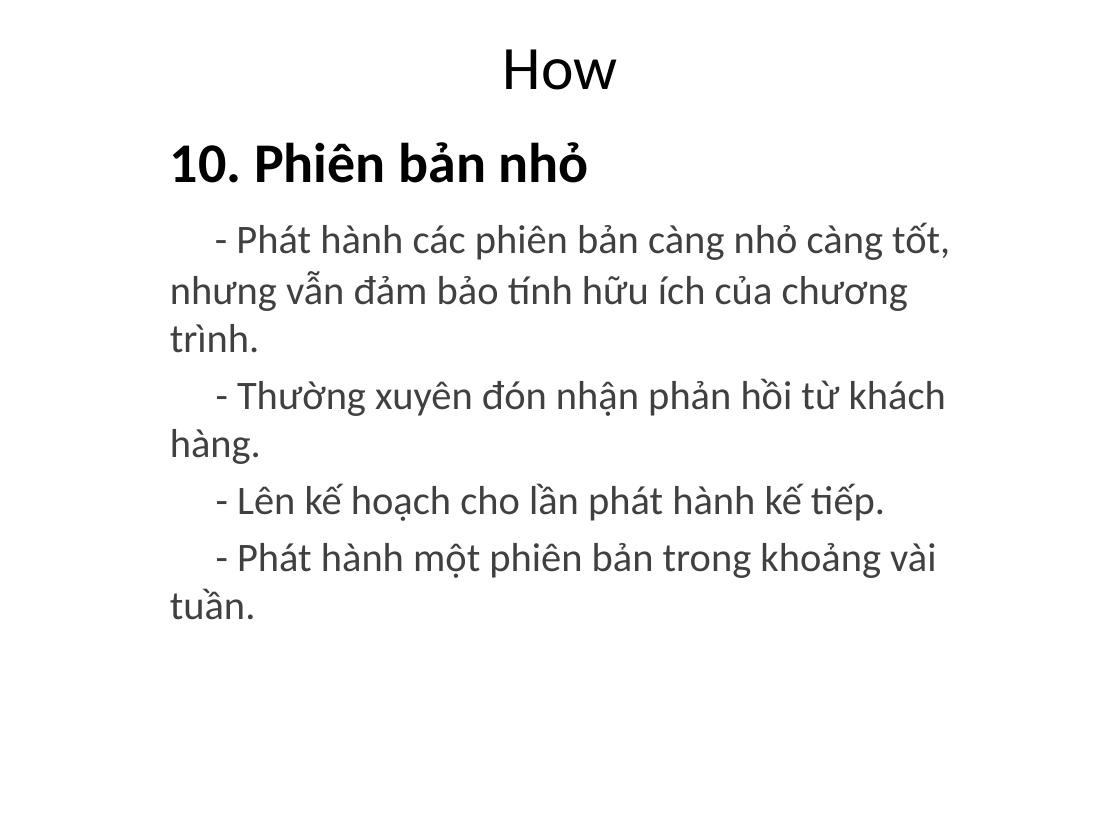
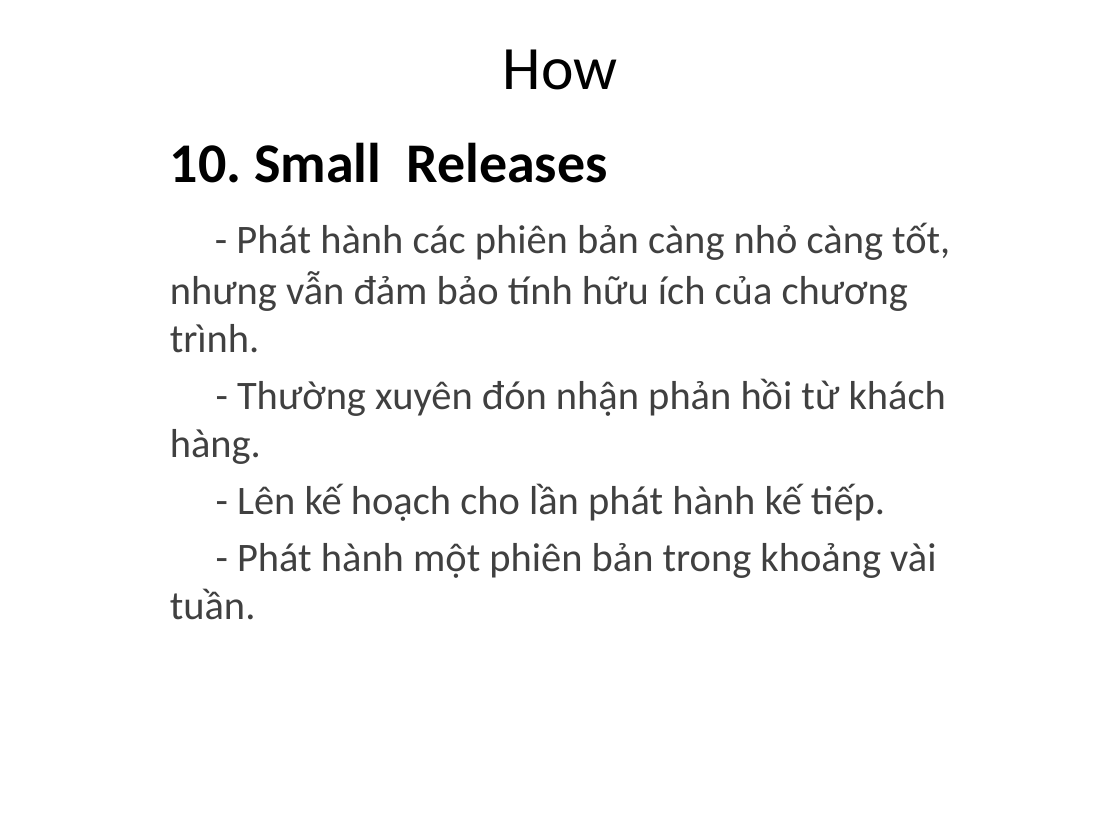
Before and after one commit to nluthy/groupprofit, a slide deck: slide 4 of 0812611/Agile_How_P2.pptx. Drawn at 1120x840 pixels with LibreOffice and Linux fonts; fonts in the diff are those of the drawing. Boxes give left, top, right and bottom in pixels: in the first picture for what was removed or moved away, otherwise in the second. Text is boxed around its words. In the diff, an @@ line names an element or a change of style, - is before the commit and + after.

```diff
--- a/0812611/Agile_How_P2.pptx
+++ b/0812611/Agile_How_P2.pptx
@@ subtitle at bbox=[170, 142, 607, 183]: text changed @@
-10. Phiên bản nhỏ
+10. Small Releases
```
Also in this commit, not shown: 5 other slides changed.
